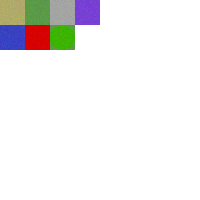
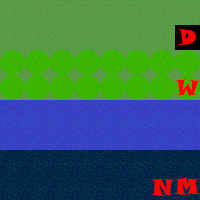
The second 200 x 200 image is a revision of the first. Changes to its layers:
added layer "W" above "M" over [175, 79, 200, 96]
added layer "M" above "N" over [175, 178, 200, 195]
added layer "N" above "D" over [152, 179, 174, 196]
added layer "D" above "Layer 66" over [178, 29, 196, 45]
renamed "Layer 1" to "Layer 66", painted on it over [0, 0, 200, 200]
